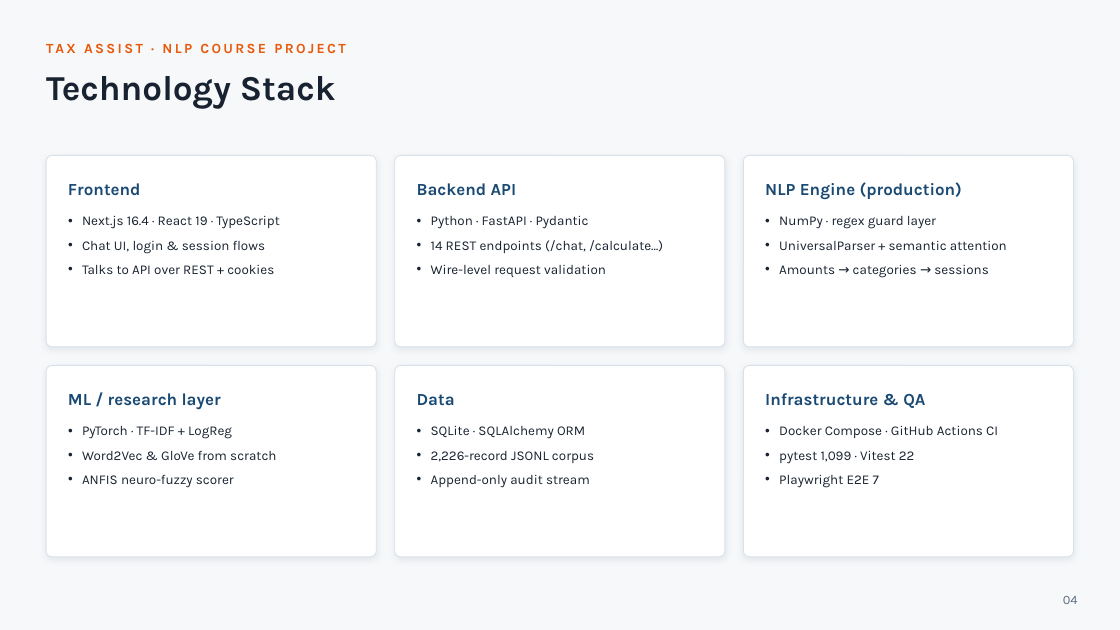
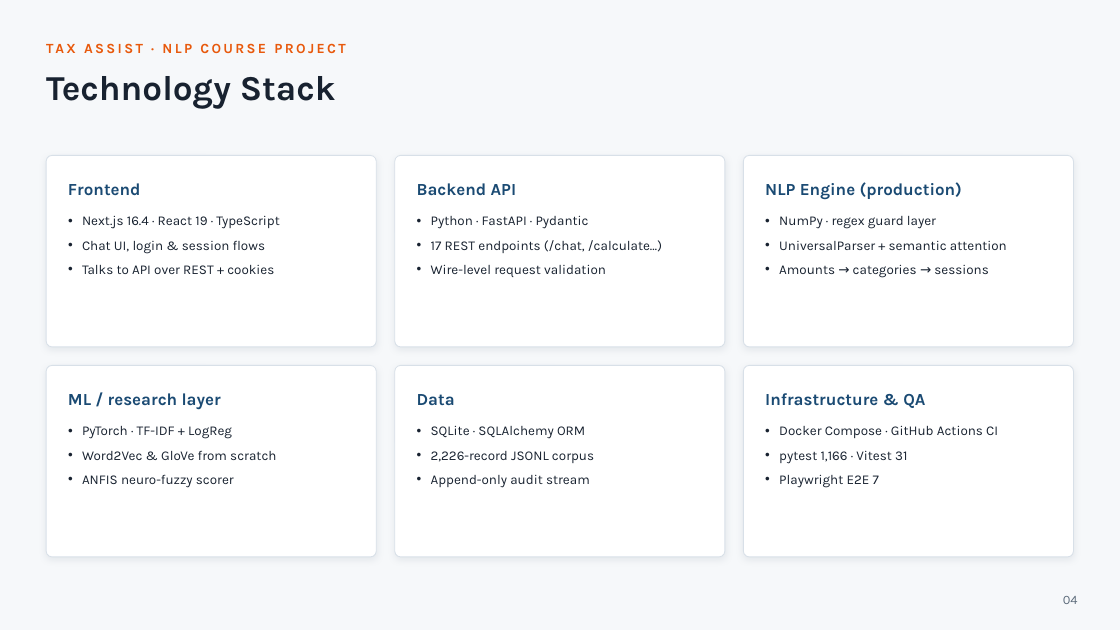
Before and after one commit to Jayant1711/Tax_Assist-system, a slide deck: slide 4 of TaxAssist_NLP_Final_Presentation.pptx. Drawn at 1120x630 pixels with LibreOffice and Linux fonts; fonts in the diff are those of the drawing. Boxes give left, top, right and bottom in pixels: in the first picture for what was removed or moved away, otherwise in the second. Text is boxed around its words. In the diff, an @@ line names an element or a change of style, - is before the commit and + after.

```diff
--- a/TaxAssist_NLP_Final_Presentation.pptx
+++ b/TaxAssist_NLP_Final_Presentation.pptx
@@ text at box(431, 240, 662, 253): text changed @@
-• 14 REST endpoints (/chat, /calculate…)
+• 17 REST endpoints (/chat, /calculate…)
@@ text at box(779, 451, 907, 463): text changed @@
-• pytest 1,099 · Vitest 22
+• pytest 1,166 · Vitest 31
```
Also in this commit, not shown: 4 other slides changed, 1 slide added, 4 other files.
